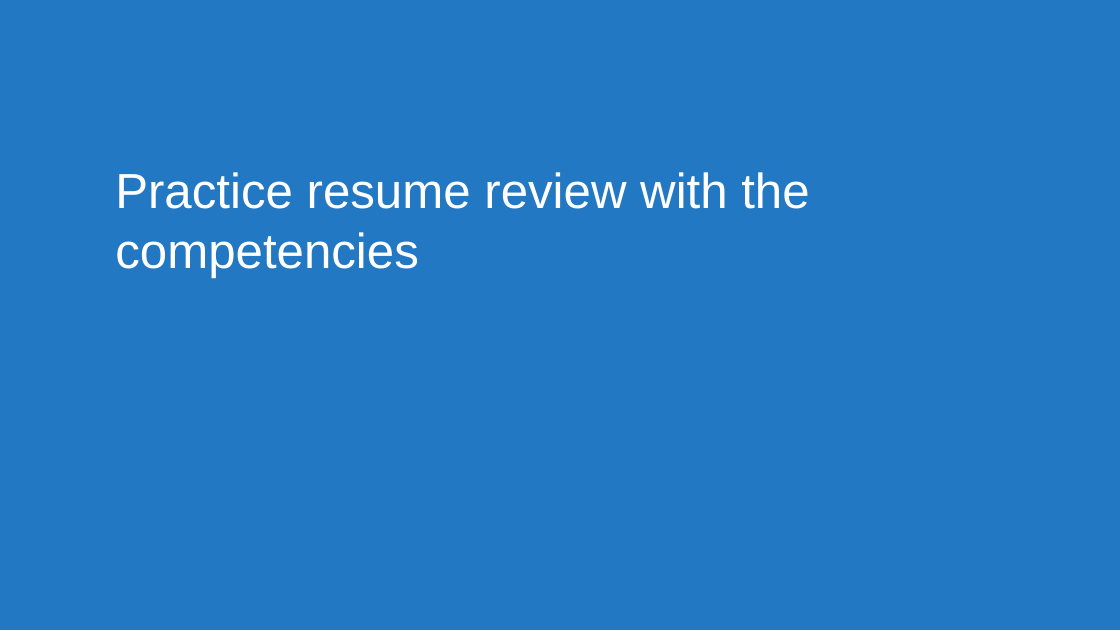
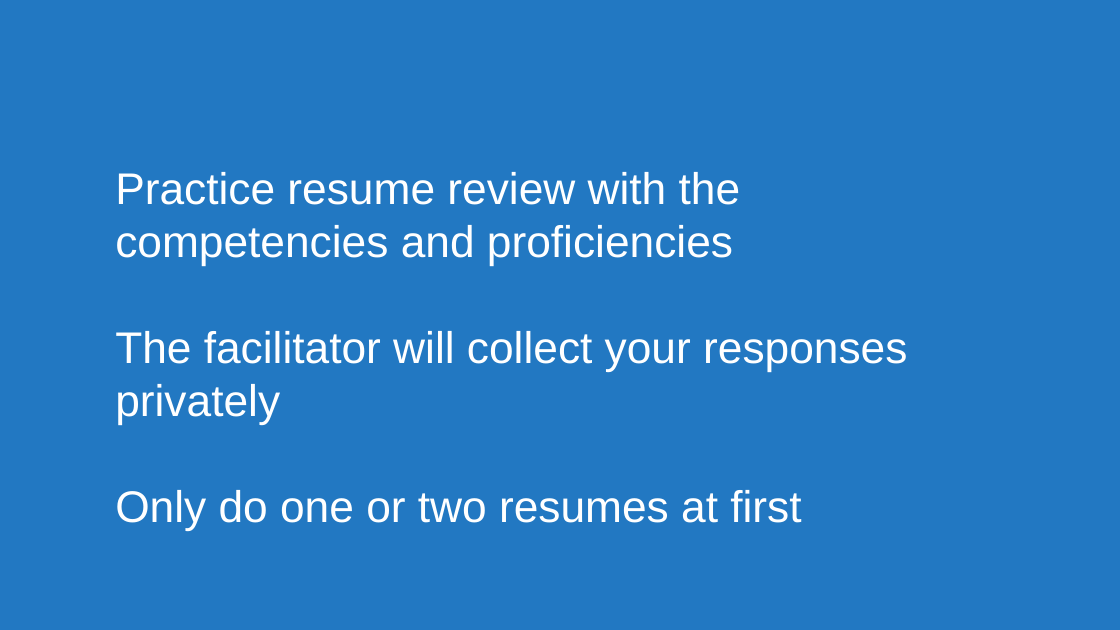
Before and after one commit to usds/SME-QA-Website, a slide deck: slide 22 of toolkit/job-analysis/job-analysis-presentation.pptx (slide 21 before the commit). Drawn at 1120x630 pixels with LibreOffice and Linux fonts; fonts in the diff are those of the drawing. Boxes give left, top, right and bottom in pixels: in the first picture for what was removed or moved away, otherwise in the second. Text is boxed around its words. In the diff, an @@ line names an element or a change of style, - is before the commit and + after.

```diff
--- a/toolkit/job-analysis/job-analysis-presentation.pptx
+++ b/toolkit/job-analysis/job-analysis-presentation.pptx
@@ title at (115,172,907,531): text changed; size 60 to 54 pt @@
-Practice resume review with the competencies
+Practice resume review with the competencies and proficiencies
+The facilitator will collect your responses privately
+Only do one or two resumes at first
```
Also in this commit, not shown: 5 other slides changed, 1 slide added.
